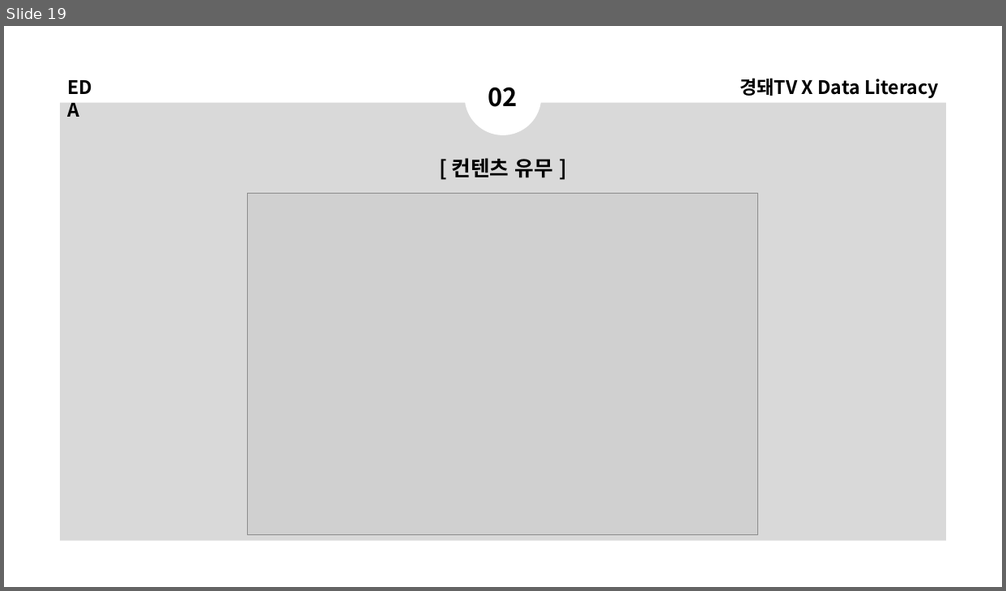
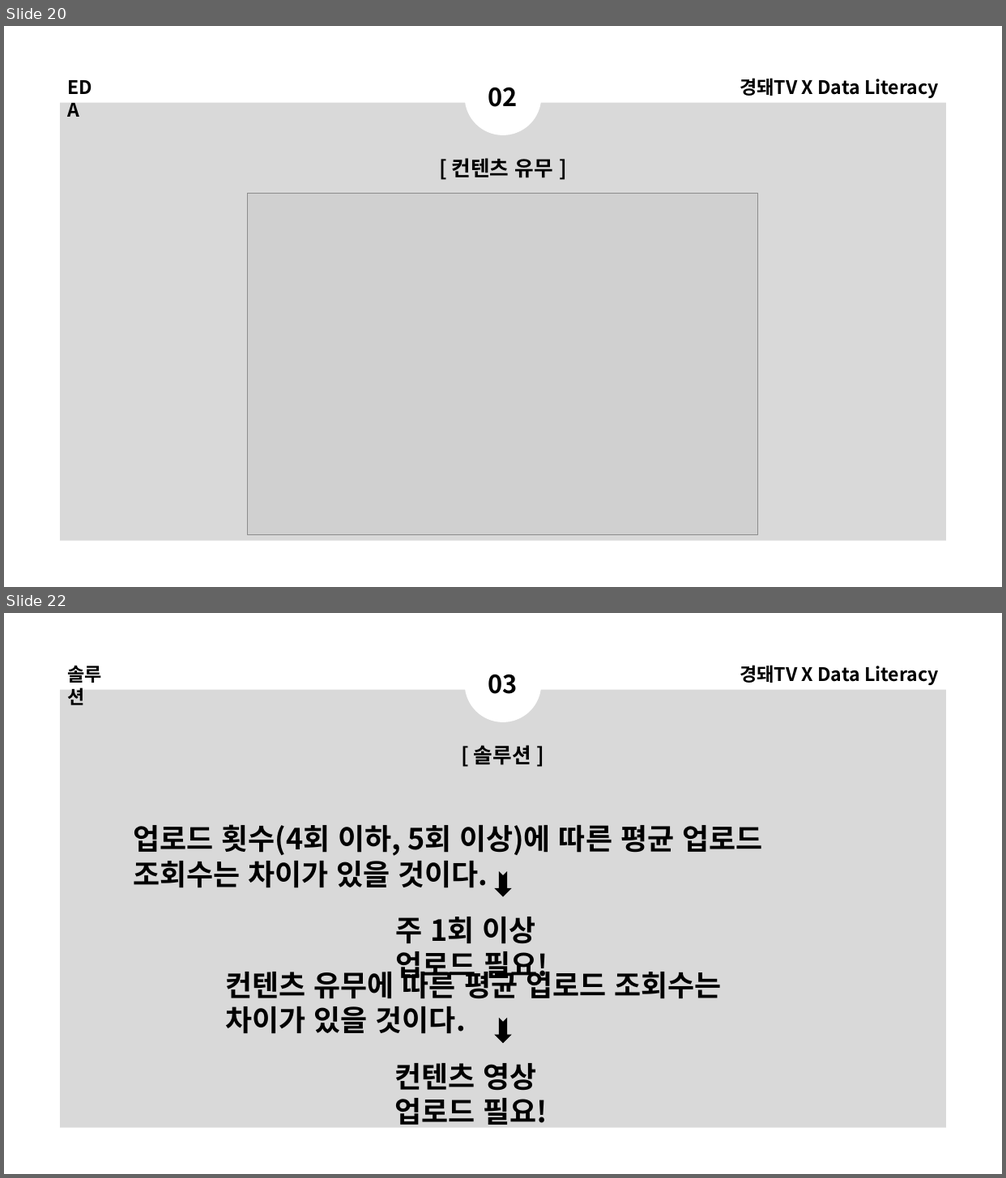
Before and after one commit to DominKim/Data_literacy, a slide deck: 2.프로젝트/1.경돼/5.분석결과/경돼x데이터리터러시.pptx. Shown one above the other, each under a label of ours: slide 19 before the commit, slides 20 and 22 after it; the slides between them are not shown. The pictures are 1006x591 and 1006x1178 pixels, drawn with LibreOffice and Linux fonts; fonts in the diff are those of the drawing; grey boxes stand for pictures. Boxes give left, top, right and bottom in pixels: in the first picture for what was removed or moved away, otherwise in the second. Text is boxed around its words. In the diff, an @@ line names an element or a change of style, - is before the commit and + after.

Commit message:
ppt

```diff
--- a/2.프로젝트/1.경돼/5.분석결과/경돼x데이터리터러시.pptx
+++ b/2.프로젝트/1.경돼/5.분석결과/경돼x데이터리터러시.pptx
@@ slide 22 added at [4, 613, 1002, 1174], background #FFFFFF; not listed: 1 template element that a slide beside it also shows @@
@@ ellipse added at [464, 646, 541, 722], fill #FFFFFF @@
@@ text added at [67, 665, 102, 705], 18 pt, text #000000, bold @@
+솔루션
@@ text added at [488, 674, 518, 694], 24 pt, text #000000, bold @@
+03
@@ text added at [739, 665, 939, 685], 18 pt, text #000000, bold @@
+경돼TV X Data Literacy
@@ text added at [474, 745, 531, 765], 20 pt, text #000000, bold @@
+[ 솔루션 ]
@@ text added at [133, 824, 762, 888], 28 pt, text #000000, bold @@
+업로드 횟수(4회 이하, 5회 이상)에 따른 평균 업로드 조회수는 차이가 있을 것이다.
@@ notched right arrow added at [496, 873, 510, 897], fill #000000, outline #000000 1 pt @@
@@ text added at [395, 917, 548, 984], 28 pt, text #000000, bold @@
+주 1회 이상 업로드 필요!
@@ text added at [226, 967, 721, 1034], 28 pt, text #000000, bold @@
+컨텐츠 유무에 따른 평균 업로드 조회수는 차이가 있을 것이다.
@@ notched right arrow added at [496, 1019, 510, 1042], fill #000000, outline #000000 1 pt @@
@@ text added at [395, 1063, 548, 1125], 28 pt, text #000000, bold @@
+컨텐츠 영상 업로드 필요!
@@ what was slide 19 is now slide 20 @@
```
Also in this commit, not shown: 5 other slides added, 3 slides removed, 1 other file.
